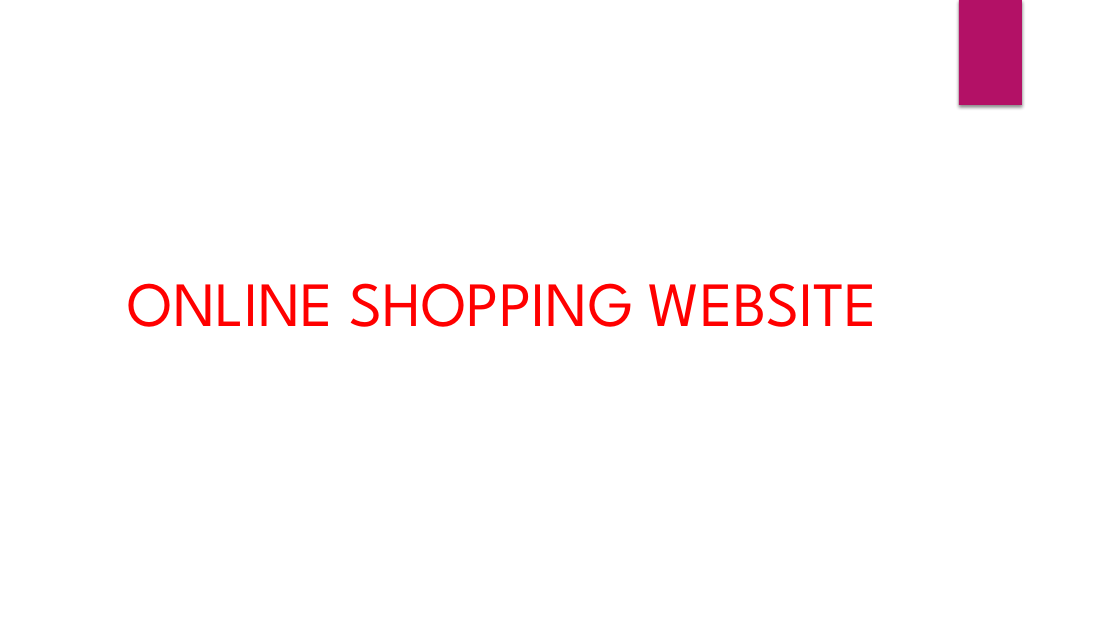
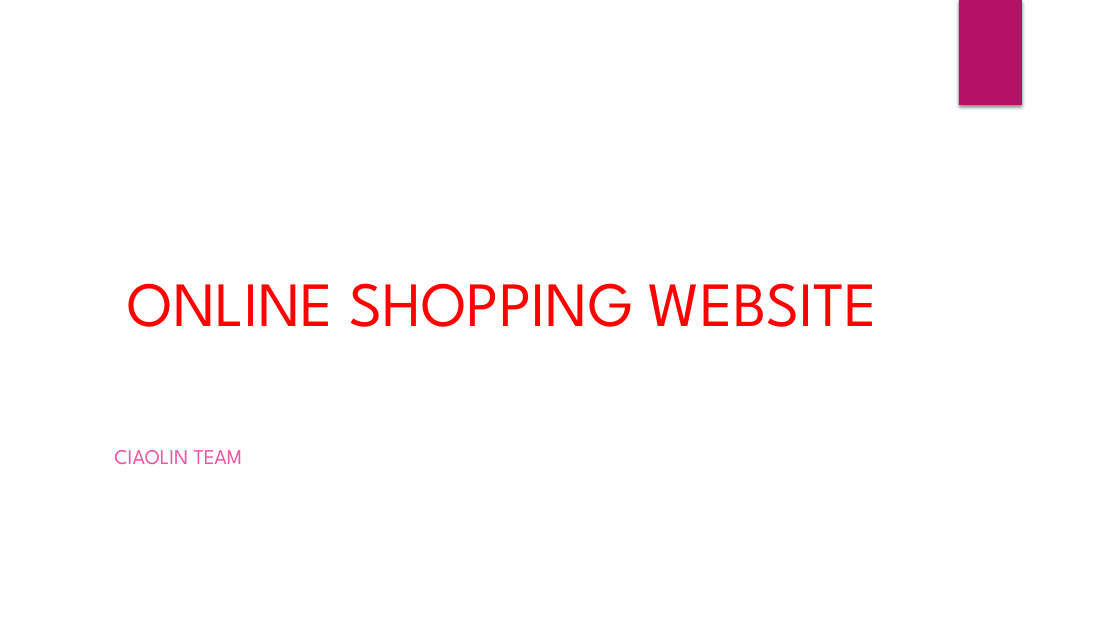
Before and after one commit to sondc/SWM_Project, a slide deck: slide 1 of Document/Slide_Project.pptx. Drawn at 1120x630 pixels with LibreOffice and Linux fonts; fonts in the diff are those of the drawing; background and template pictures are left out. Boxes give left, top, right and bottom in pixels: in the first picture for what was removed or moved away, otherwise in the second. Text is boxed around its words. In the diff, an @@ line names an element or a change of style, - is before the commit and + after.

```diff
--- a/Document/Slide_Project.pptx
+++ b/Document/Slide_Project.pptx
@@ subtitle added at [114, 450, 243, 464], 18 pt, text #EF53A5 @@
+CIAOLIN TEAM
```
Also in this commit, not shown: 3 other slides changed, 1 slide added, 2 slides removed.
